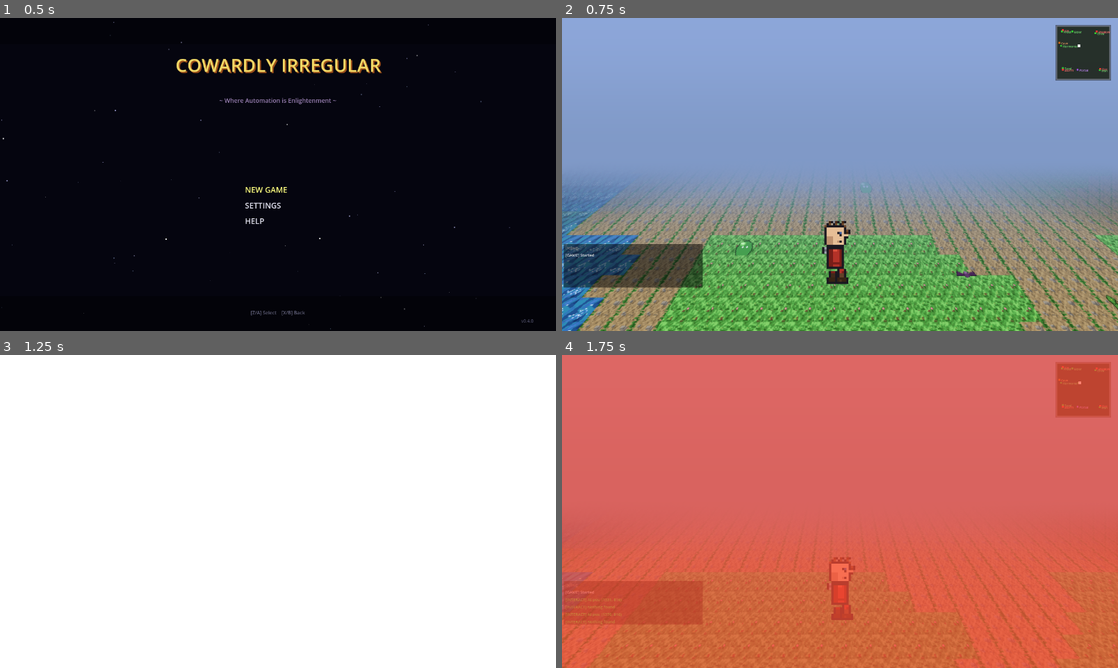
Above: before the commit, frames 1-4 (two rows, left to right).
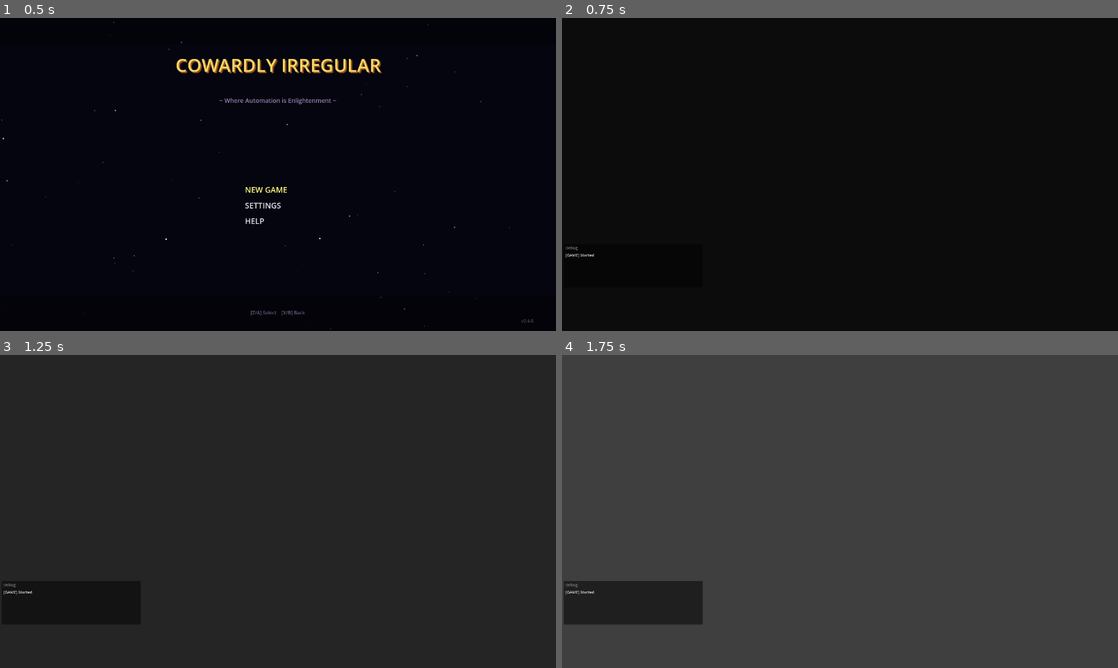
Above: after the commit, the same moments.

Repository: struktured-labs/cowardly-irregular
Game: Godot game, scene res://src/GameLoop.tscn
Same seed, same stepped clock (60 frames per second), same inputs: the game is played once before the commit and once after it.
Inputs (mouse positions are in pixels of both pictures, inside the frame that each line leads up to):
- Up to frame 1 (0.5 s): no input
- Up to frame 2 (0.75 s): tap Enter at 0.5 s; move the mouse to (962, 158) at 0.52 s; hold Right (ui_right) from 0.53 s (still down); hold R (battle_advance) from 0.53 s (still down); click (962, 158) at 0.67 s
- Up to frame 3 (1.25 s): keep holding Right (ui_right); keep holding R (battle_advance); tap Z (ui_accept) at 0.77, 1.07 s
- Up to frame 4 (1.75 s): release Right (ui_right) at 1.25 s; release R (battle_advance) at 1.25 s; drag from (728, 527) to (812, 574) at 1.27 s

Frame 1 is identical in both runs. In frame 2, 100% of the frame differs, in the area x 0-100%, y 0-100%; in frame 3, 100%; in frame 4, 100%.

Commit message:
feat: wire cutscene system into GameLoop — prologue plays on New Game
- Added CUTSCENE to LoopState enum
- Added CutsceneDirector integration
- New Game: create party → play prologue → start exploration

Co-Authored-By: Claude Opus 4.6 (1M context) <noreply@anthropic.com>

Diff:
--- a/src/GameLoop.gd
+++ b/src/GameLoop.gd
@@ -37,7 +37,8 @@
 	TITLE,
 	BATTLE,
 	EXPLORATION,
-	AUTOGRIND
+	AUTOGRIND,
+	CUTSCENE
 }
 
 var current_state: LoopState = LoopState.EXPLORATION
@@ -511,12 +512,32 @@
 		_title_layer = null
 
 
+## Cutscene system
+var _cutscene_director: Node = null
+
 func _on_title_new_game() -> void:
 	"""Handle new game selected from title screen"""
 	print("[GAME] New Game selected")
 	_close_title_screen()
 	# Skip character creation — use default party (fighter/cleric/rogue/mage)
 	_create_party()
+	# Play prologue cutscene, then start exploration
+	_play_new_game_cutscenes()
+
+
+func _play_new_game_cutscenes() -> void:
+	"""Play prologue cutscene on new game, then start exploration."""
+	current_state = LoopState.CUTSCENE
+	if not _cutscene_director:
+		_cutscene_director = CutsceneDirector.new()
+		add_child(_cutscene_director)
+	_cutscene_director.cutscene_finished.connect(_on_prologue_finished, CONNECT_ONE_SHOT)
+	_cutscene_director.play_cutscene("world1_prologue")
+
+
+func _on_prologue_finished(_cutscene_id: String) -> void:
+	"""After prologue, start exploration."""
+	current_state = LoopState.EXPLORATION
 	_start_exploration()
 
 
